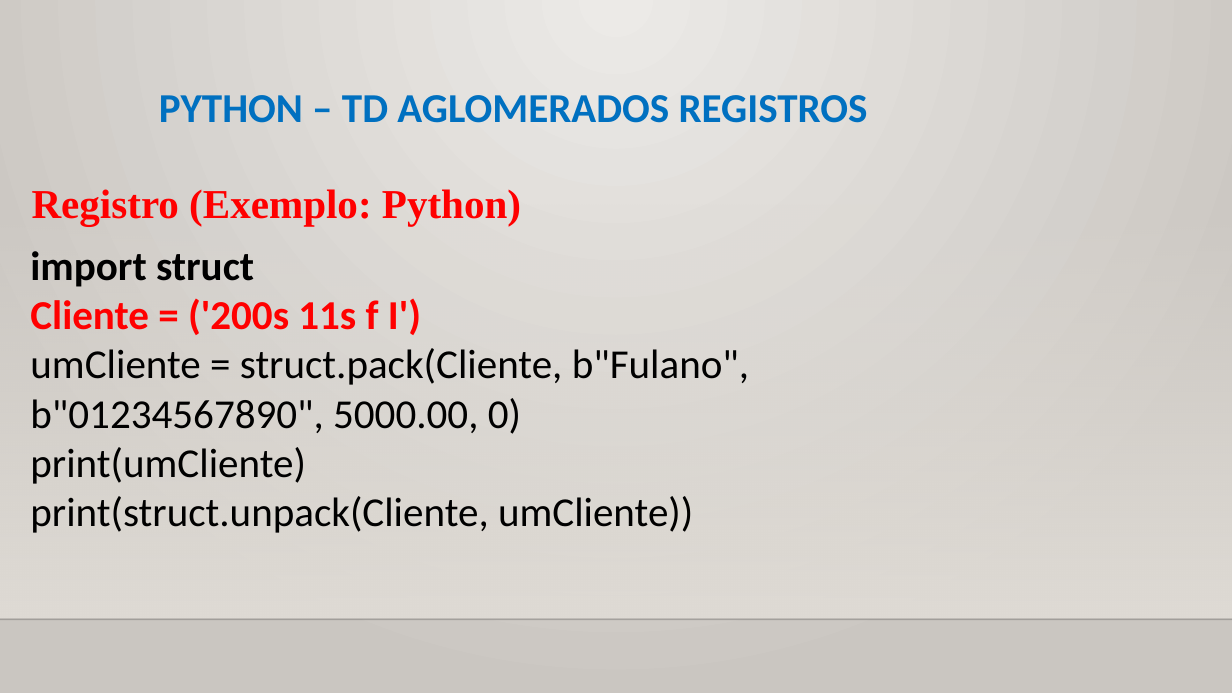
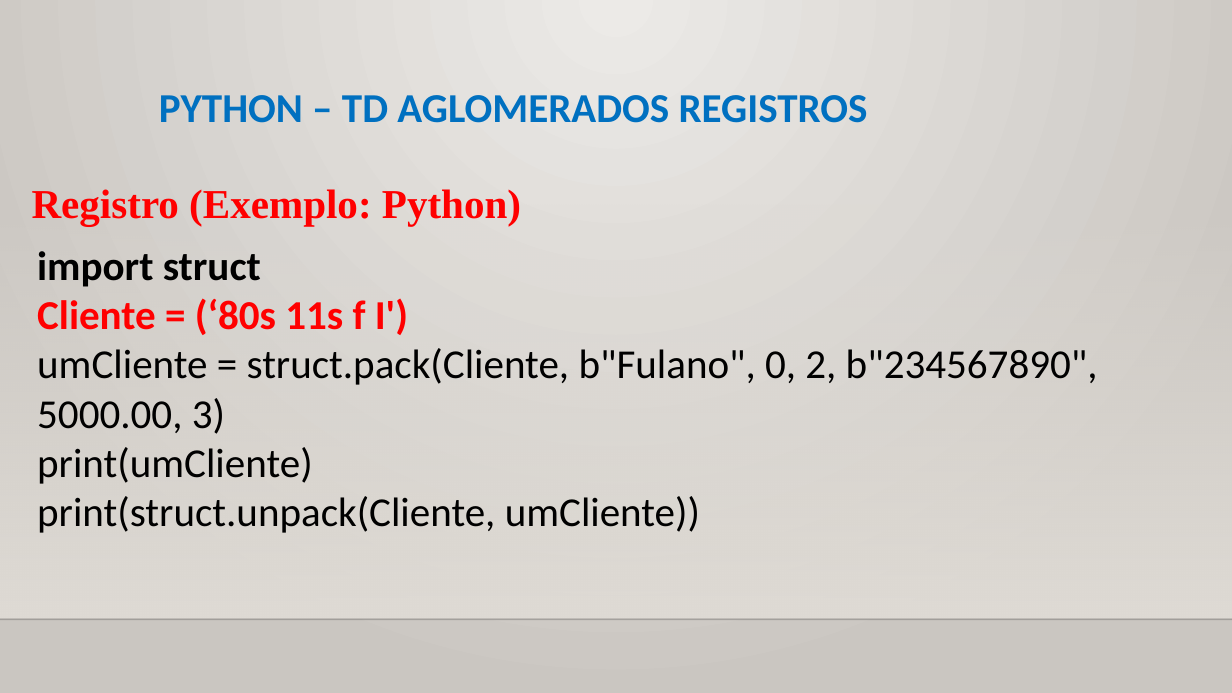
Before and after one commit to CloudEducationBrazil/WydenPythonParadigmas, a slide deck: slide 12 of 01 Classes/Aula 07 Programação Python.pptx. Drawn at 1232x693 pixels with LibreOffice and Linux fonts; fonts in the diff are those of the drawing; background and template pictures are left out. Boxes give left, top, right and bottom in pixels: in the first picture for what was removed or moved away, otherwise in the second. Text is boxed around its words. In the diff, an @@ line names an element or a change of style, - is before the commit and + after.

Commit message:
Exemplos Python Struct

```diff
--- a/01 Classes/Aula 07 Programação Python.pptx
+++ b/01 Classes/Aula 07 Programação Python.pptx
@@ text "import struct": place and size @@
-text "import struct" at box(30, 251, 749, 533)
+text "import struct" at box(37, 251, 1098, 533)
@@ text at box(37, 298, 1098, 434): text changed @@
-Cliente = ('200s 11s f I')
-umCliente = struct.pack(Cliente, b"Fulano",
-b"01234567890", 5000.00, 0)
+Cliente = (‘80s 11s f I')
+umCliente = struct.pack(Cliente, b"Fulano", 0, 2, b"234567890", 5000.00, 3)
```
Also in this commit, not shown: 1 other slide changed, 3 other files.
